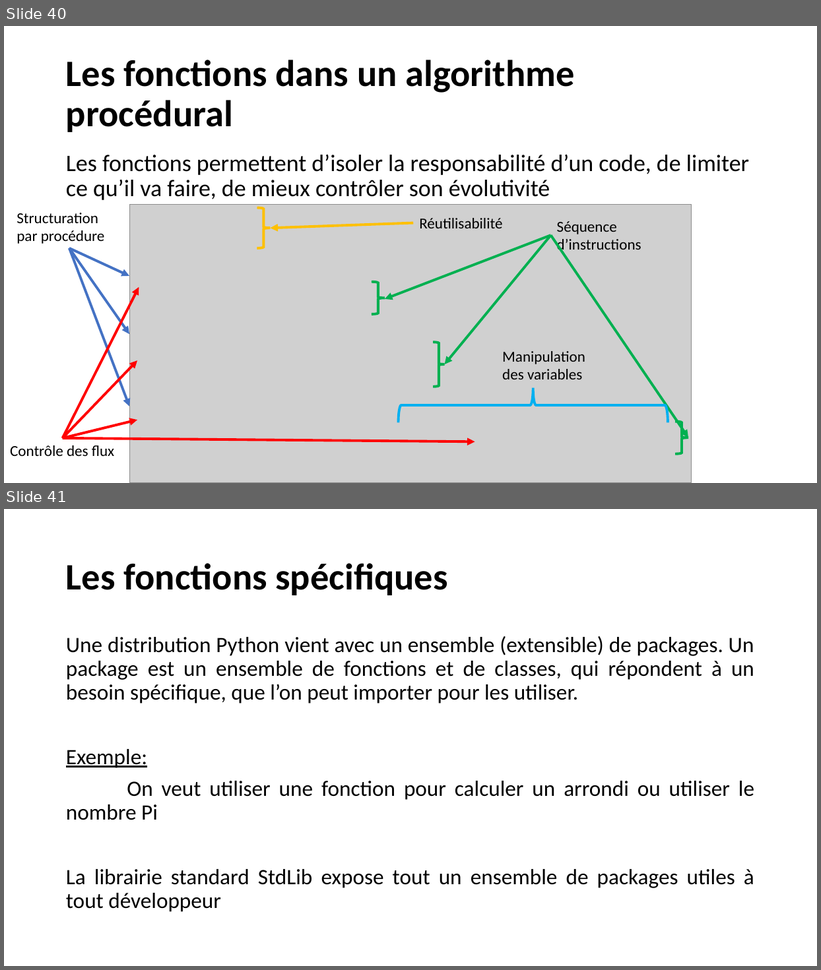
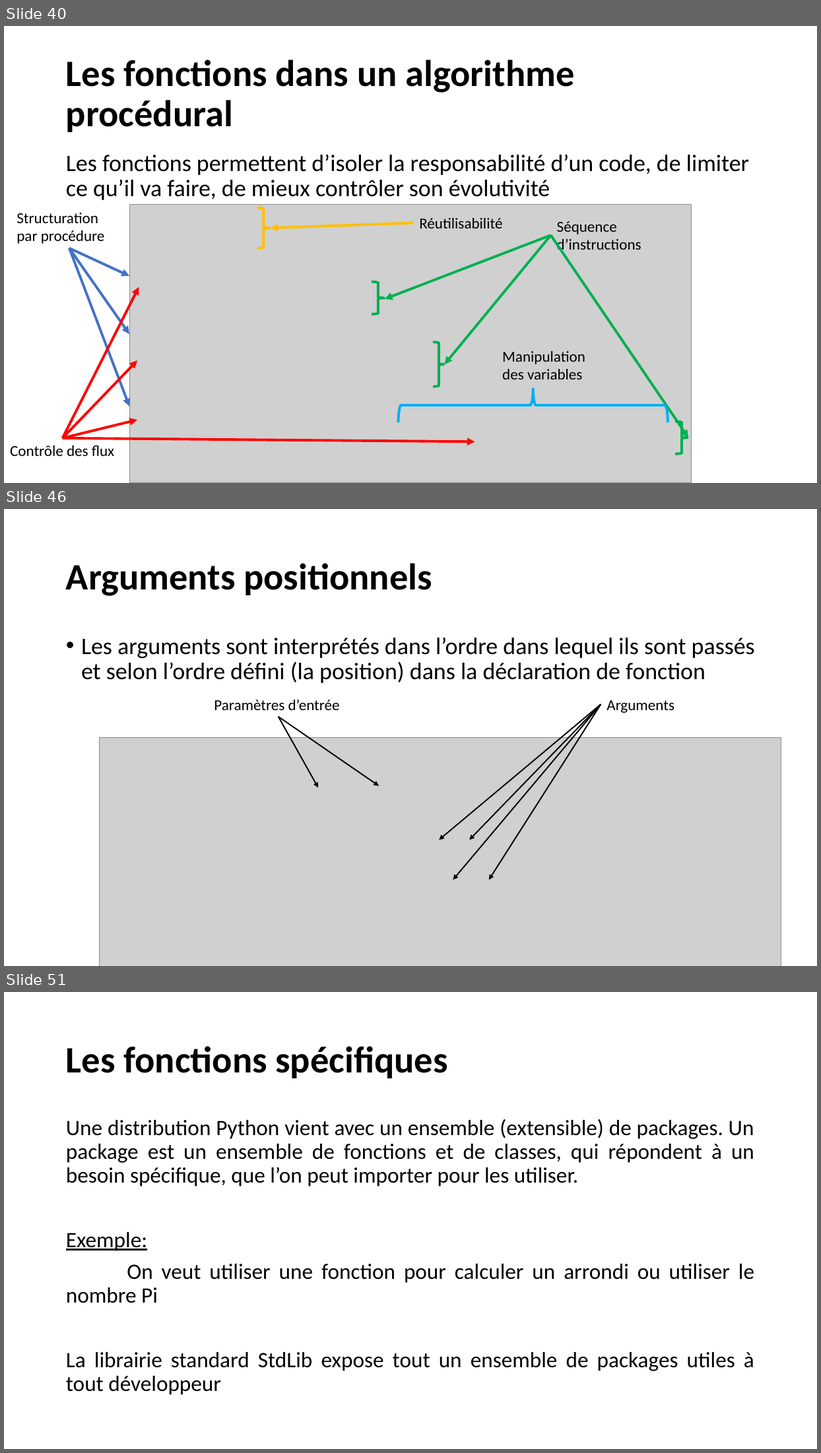
Before and after one commit to AAFINSYS/Formation-Cegos-Python-LI248, a slide deck: Python init ib LI248.pptx. Shown one above the other, each under a label of ours: slides 40 and 41 before the commit, slides 40, 46 and 51 after it; the slides between them are not shown. The pictures are 821x970 and 821x1453 pixels, drawn with LibreOffice and Linux fonts; fonts in the diff are those of the drawing; grey boxes stand for pictures; background and template pictures are left out. Boxes give left, top, right and bottom in pixels: in the first picture for what was removed or moved away, otherwise in the second. Text is boxed around its words. In the diff, an @@ line names an element or a change of style, - is before the commit and + after.

```diff
--- a/Python init ib LI248.pptx
+++ b/Python init ib LI248.pptx
@@ slide 46 added at (4,509,817,966), background picture (left out) @@
@@ title added at (66,563,432,596), 44 pt, text #000000, bold @@
+Arguments positionnels
@@ text added at (81,637,755,683), 28 pt, text #000000 @@
+• Les arguments sont interprétés dans l’ordre dans lequel ils sont passés et selon l’ordre défini (la position) dans la déclaration de fonction
@@ text added at (214,700,340,710), 18 pt, text #000000 @@
+Paramètres d’entrée
@@ arrow added from (601, 705) to (439, 840), #000000 1.5 pt @@
@@ arrow added from (601, 705) to (453, 880), #000000 1.5 pt @@
@@ arrow added from (601, 705) to (469, 840), #000000 1.5 pt @@
@@ arrow added from (601, 705) to (489, 880), #000000 1.5 pt @@
@@ text added at (607,700,675,713), 18 pt, text #000000 @@
+Arguments
@@ arrow added from (279, 717) to (318, 788), #000000 1.5 pt @@
@@ arrow added from (279, 717) to (379, 786), #000000 1.5 pt @@
@@ picture added at (99,738,781,966) @@
@@ what was slide 41 is now slide 51 @@
```
Also in this commit, not shown: 6 slides changed, 10 other slides added, 1 slide removed.
